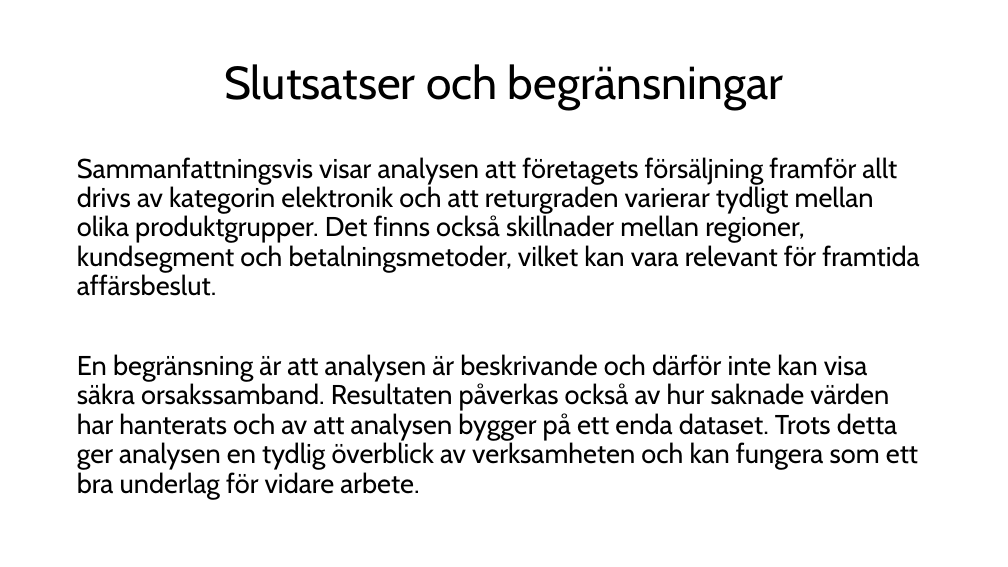
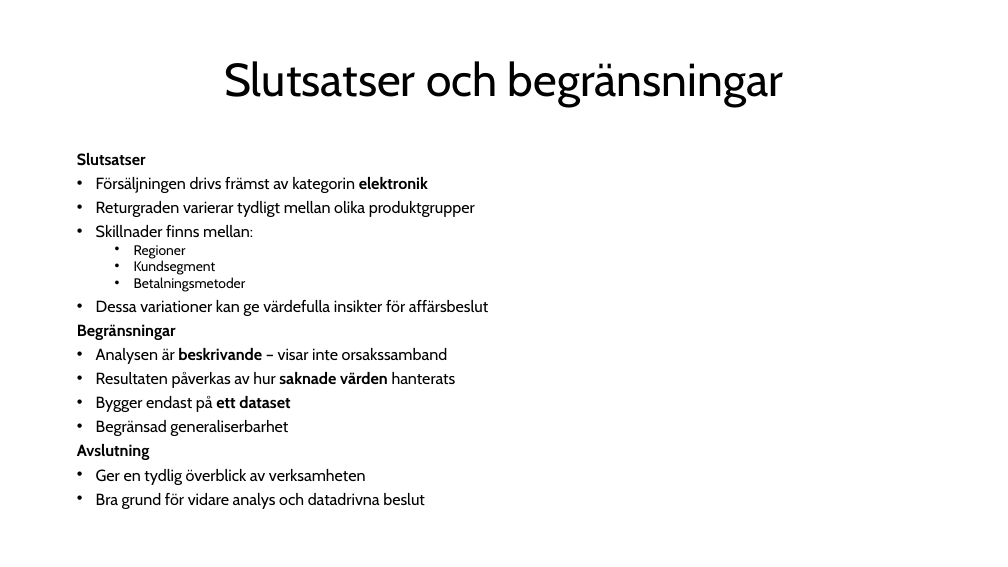
Before and after one commit to eliasstalfreelancer/GruppArbete_Grupp_1_Programering_R, a slide deck: slide 7 of rapport_folder/Placeholder_PowerPoint.pptx. Drawn at 1008x567 pixels with LibreOffice and Linux fonts; fonts in the diff are those of the drawing. Boxes give left, top, right and bottom in pixels: in the first picture for what was removed or moved away, otherwise in the second. Text is boxed around its words. In the diff, an @@ line names an element or a change of style, - is before the commit and + after.

```diff
--- a/rapport_folder/Placeholder_PowerPoint.pptx
+++ b/rapport_folder/Placeholder_PowerPoint.pptx
@@ text at bbox=[77, 153, 488, 509]: text changed; size 25.9 to 15.4 pt @@
-Sammanfattningsvis visar analysen att företagets försäljning framför allt drivs av kategorin elektronik och att returgraden varierar tydligt mellan olika produktgrupper. Det finns också skillnader mellan regioner, kundsegment och betalningsmetoder, vilket kan vara relevant för framtida affärsbeslut.
-En begränsning är att analysen är beskrivande och därför inte kan visa säkra orsakssamband. Resultaten påverkas också av hur saknade värden har hanterats och av att analysen bygger på ett enda dataset. Trots detta ger analysen en tydlig överblick av verksamheten och kan fungera som ett bra underlag för vidare arbete.
+Slutsatser
+• Försäljningen drivs främst av kategorin elektronik
+• Returgraden varierar tydligt mellan olika produktgrupper
+• Skillnader finns mellan:
+  • Regioner
+  • Kundsegment
+  • Betalningsmetoder
+• Dessa variationer kan ge värdefulla insikter för affärsbeslut
+Begränsningar
+• Analysen är beskrivande – visar inte orsakssamband
+• Resultaten påverkas av hur saknade värden hanterats
+• Bygger endast på ett dataset
+• Begränsad generaliserbarhet
+Avslutning
+• Ger en tydlig överblick av verksamheten
+• Bra grund för vidare analys och datadrivna beslut
```
Also in this commit, not shown: 1 other slide changed.
